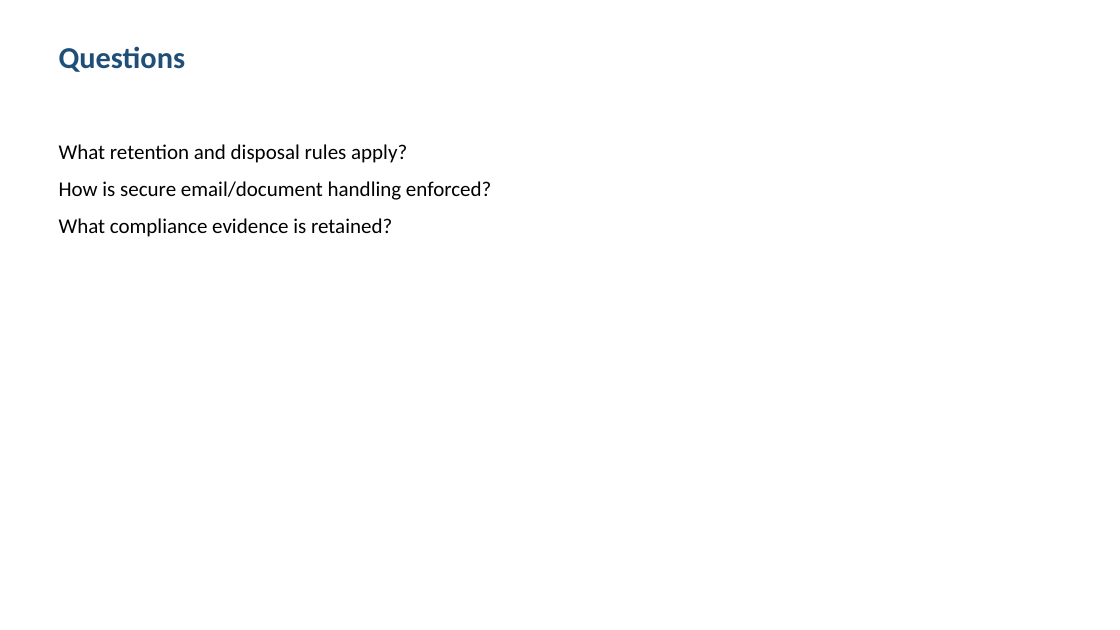
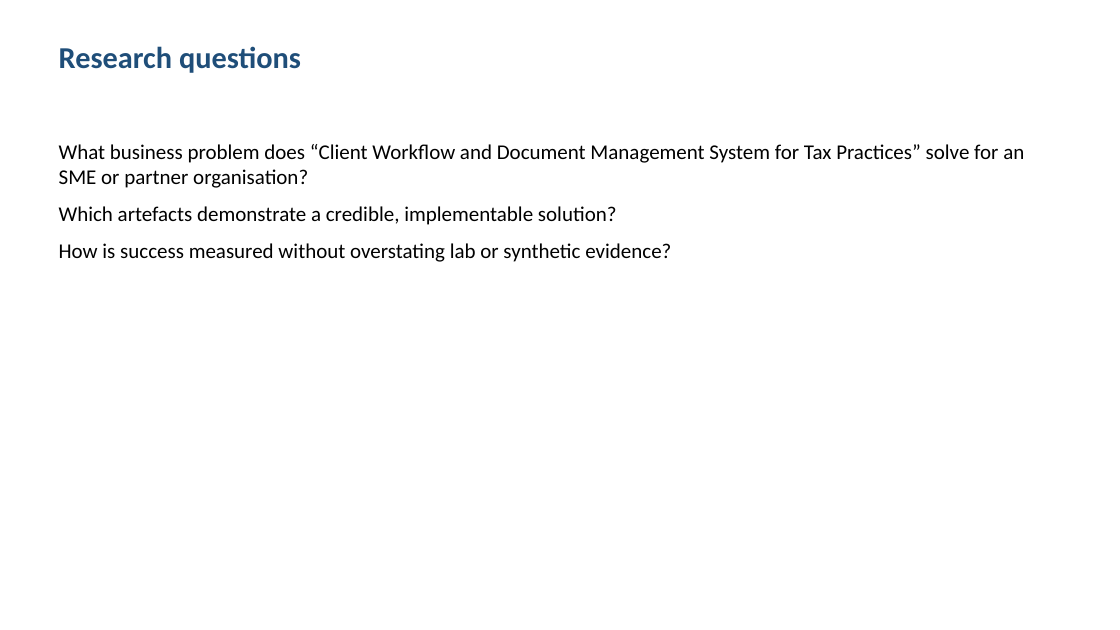
Before and after one commit to shohrabniaz/tax-practice-workflow-dms, a slide deck: slide 2 of Final_Submission/02_Presentation.pptx. Drawn at 1120x630 pixels with LibreOffice and Linux fonts; fonts in the diff are those of the drawing. Boxes give left, top, right and bottom in pixels: in the first picture for what was removed or moved away, otherwise in the second. Text is boxed around its words. In the diff, an @@ line names an element or a change of style, - is before the commit and + after.

```diff
--- a/Final_Submission/02_Presentation.pptx
+++ b/Final_Submission/02_Presentation.pptx
@@ text at (59,46,301,73): text changed @@
-Questions
+Research questions
@@ text at (59,144,1024,262): text changed @@
-What retention and disposal rules apply?
-How is secure email/document handling enforced?
-What compliance evidence is retained?
+What business problem does “Client Workflow and Document Management System for Tax Practices” solve for an SME or partner organisation?
+Which artefacts demonstrate a credible, implementable solution?
+How is success measured without overstating lab or synthetic evidence?
```
Also in this commit, not shown: 3 other slides changed, 12 other files.
